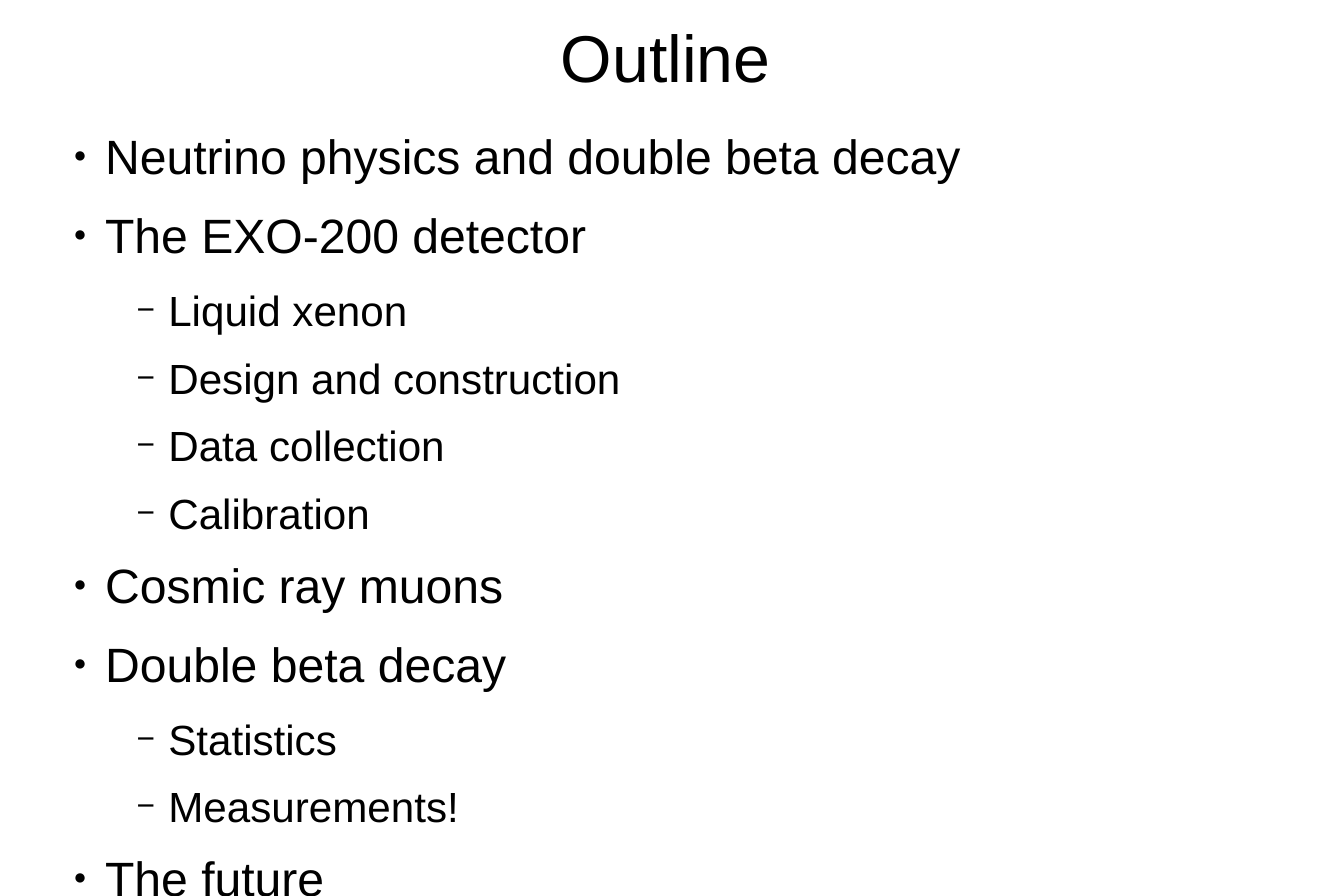
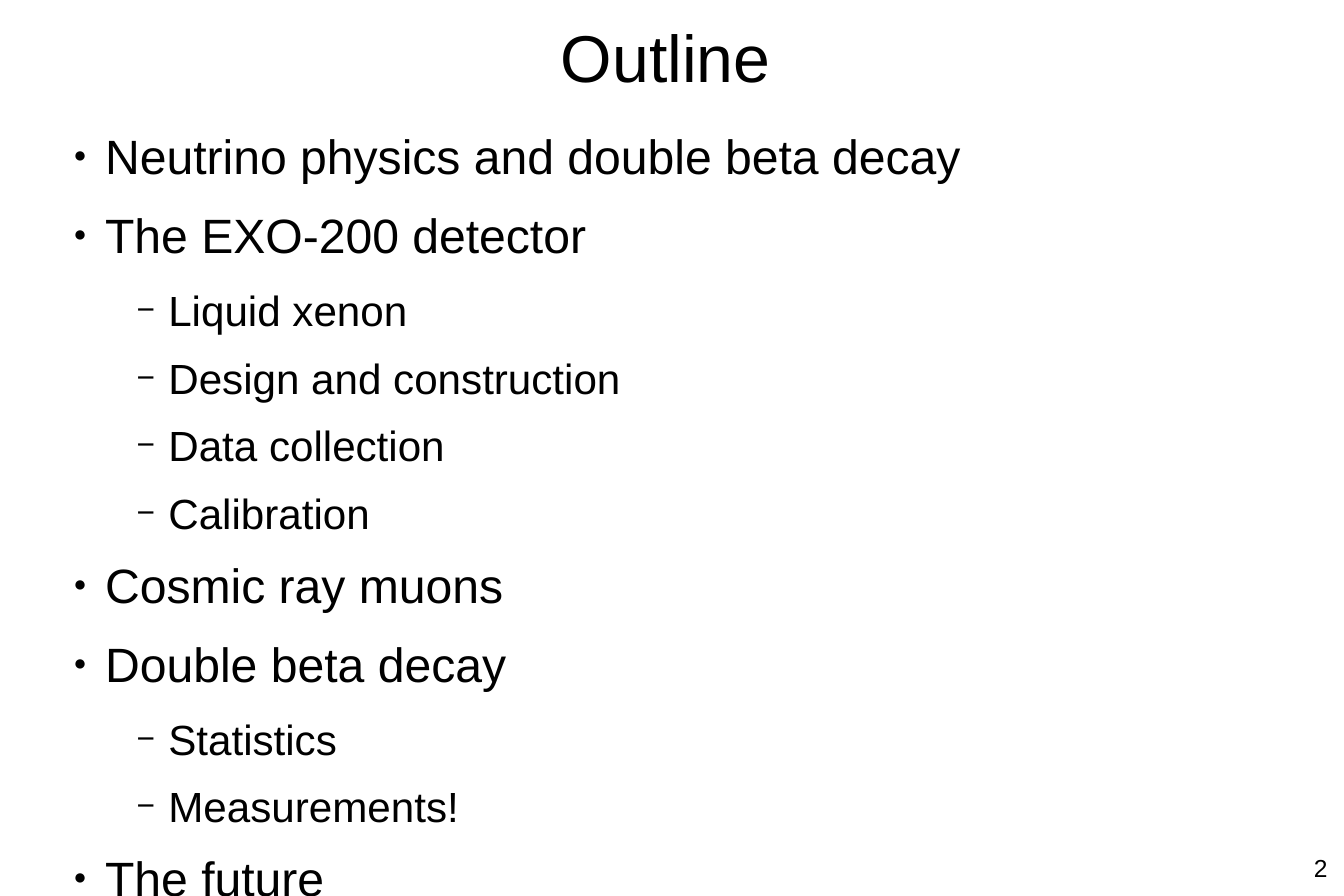
Before and after one commit to steveherrin/PhDThesis, a slide deck: slide 2 of Defense Presentation/Herrin-20130524-PhDDefense.odp. Drawn at 1344x896 pixels with LibreOffice and Linux fonts; fonts in the diff are those of the drawing. Boxes give left, top, right and bottom in pixels: in the first picture for what was removed or moved away, otherwise in the second. Text is boxed around its words. In the diff, an @@ line names an element or a change of style, - is before the commit and + after.

```diff
--- a/Defense Presentation/Herrin-20130524-PhDDefense.odp
+++ b/Defense Presentation/Herrin-20130524-PhDDefense.odp
@@ page number added at [1314,860,1328,877], 14 pt, text #000000 @@
+2
```
Also in this commit, not shown: 1 other slide changed, 2 slides added.
